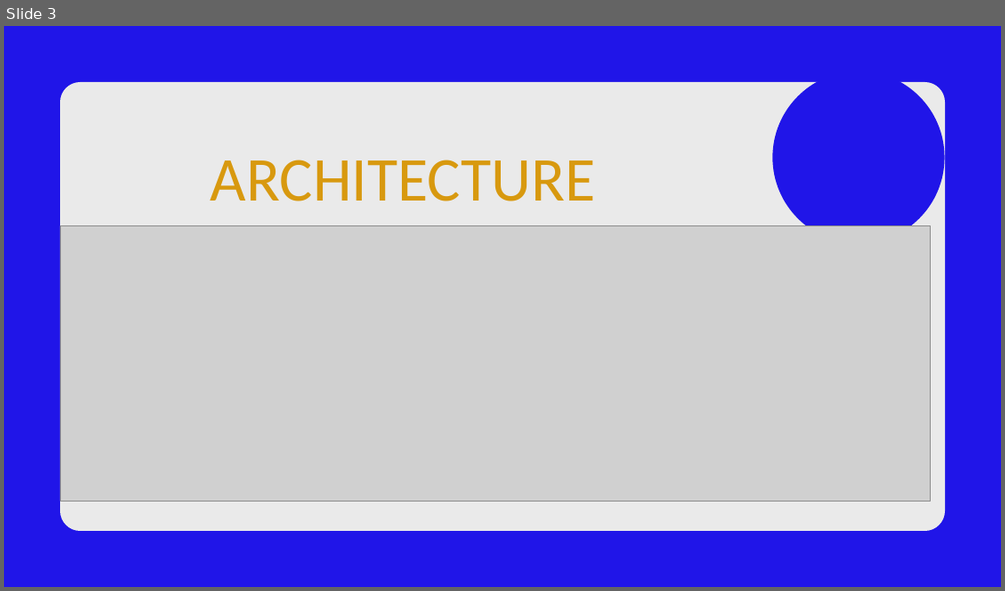
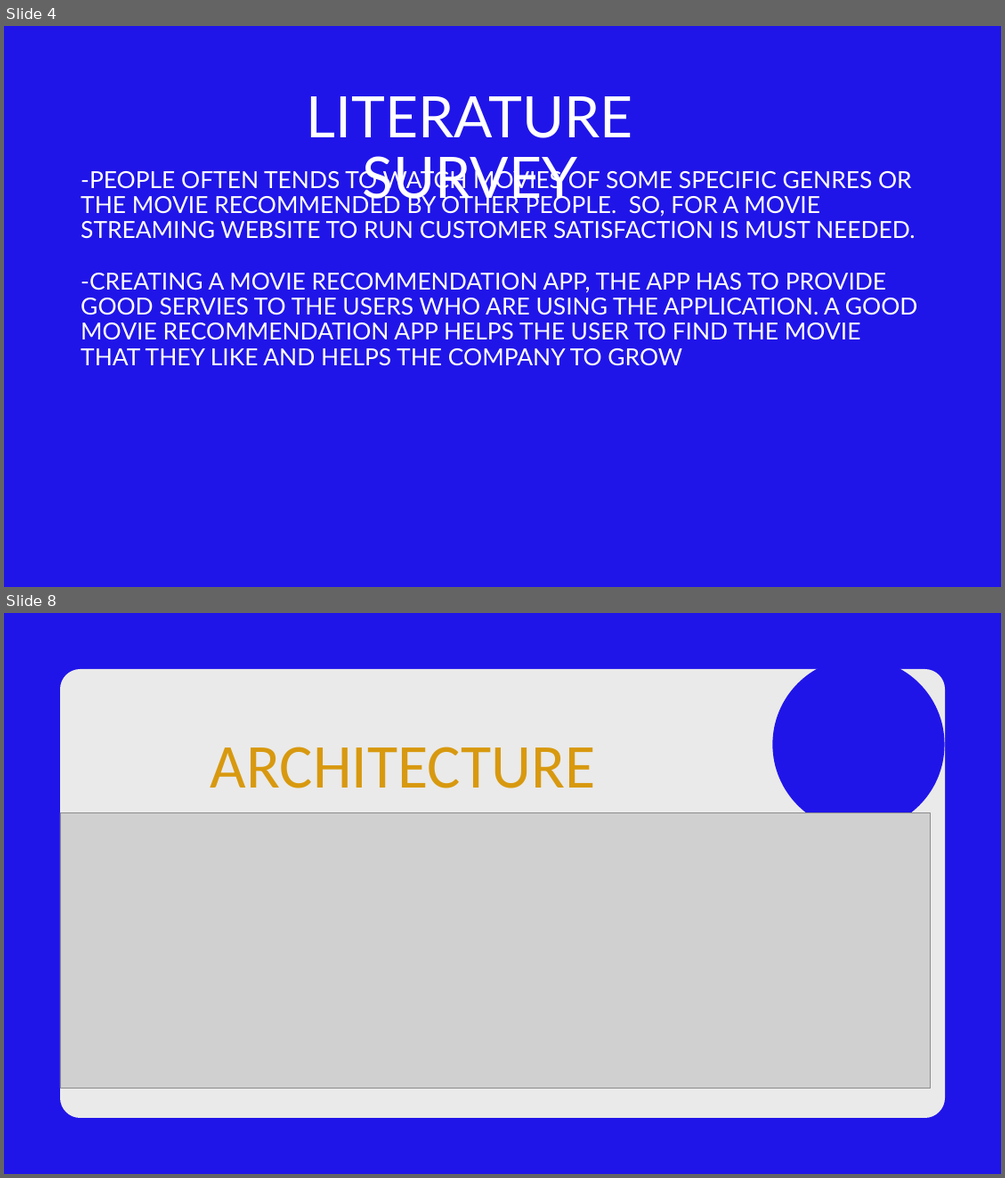
Before and after one commit to bhattaraijay05/msql-spring-react, a slide deck: java project.pptx. Shown one above the other, each under a label of ours: slide 3 before the commit, slides 4 and 8 after it; the slides between them are not shown. The pictures are 1005x591 and 1005x1178 pixels, drawn with LibreOffice and Linux fonts; fonts in the diff are those of the drawing; grey boxes stand for pictures; background and template pictures are left out. Boxes give left, top, right and bottom in pixels: in the first picture for what was removed or moved away, otherwise in the second. Text is boxed around its words. In the diff, an @@ line names an element or a change of style, - is before the commit and + after.

```diff
--- a/java project.pptx
+++ b/java project.pptx
@@ slide 4 added at bbox=[4, 26, 1001, 587], background #2015E8 @@
@@ text added at bbox=[307, 96, 633, 209], 82.5 pt, text #FFFFFF @@
+LITERATURE SURVEY
@@ text added at bbox=[81, 168, 915, 239], 33.9 pt, text #FFFFFF @@
+-PEOPLE OFTEN TENDS TO WATCH MOVIES OF SOME SPECIFIC GENRES OR THE MOVIE RECOMMENDED BY OTHER PEOPLE. SO, FOR A MOVIE STREAMING WEBSITE TO RUN CUSTOMER SATISFACTION IS MUST NEEDED.
@@ text added at bbox=[81, 273, 918, 366], 33.9 pt, text #FFFFFF @@
+-CREATING A MOVIE RECOMMENDATION APP, THE APP HAS TO PROVIDE GOOD SERVIES TO THE USERS WHO ARE USING THE APPLICATION. A GOOD MOVIE RECOMMENDATION APP HELPS THE USER TO FIND THE MOVIE THAT THEY LIKE AND HELPS THE COMPANY TO GROW
@@ what was slide 3 is now slide 8 @@
```
Also in this commit, not shown: 4 slides changed, 5 other slides added, 3 slides removed, 6 other files.
